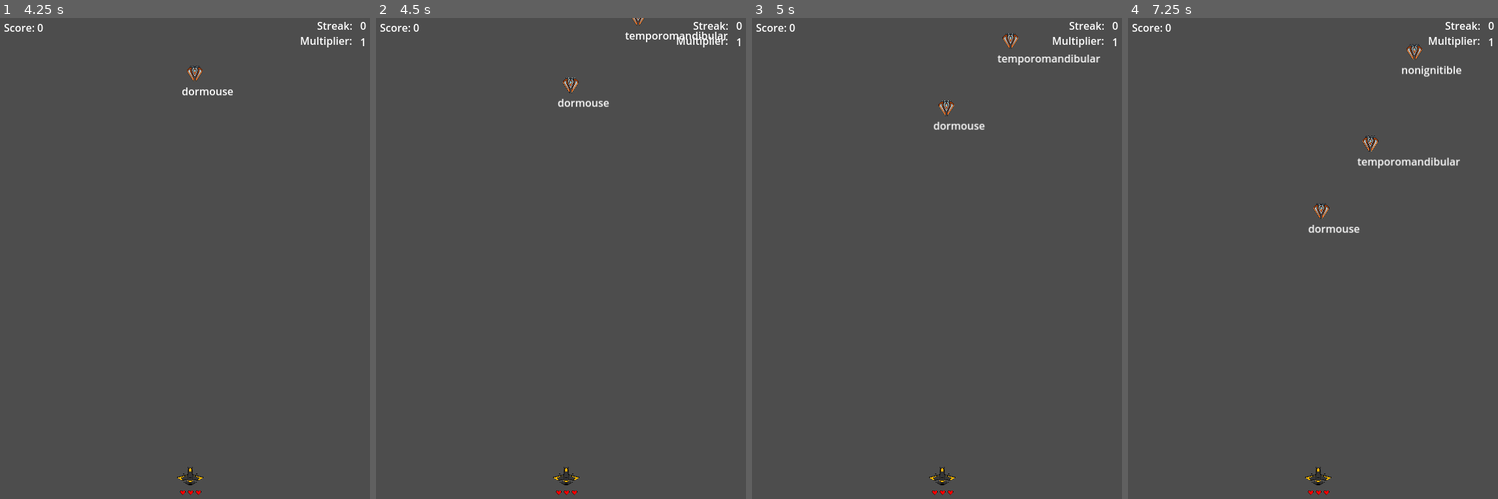
Above: before the commit, frames 1-4 (left to right).
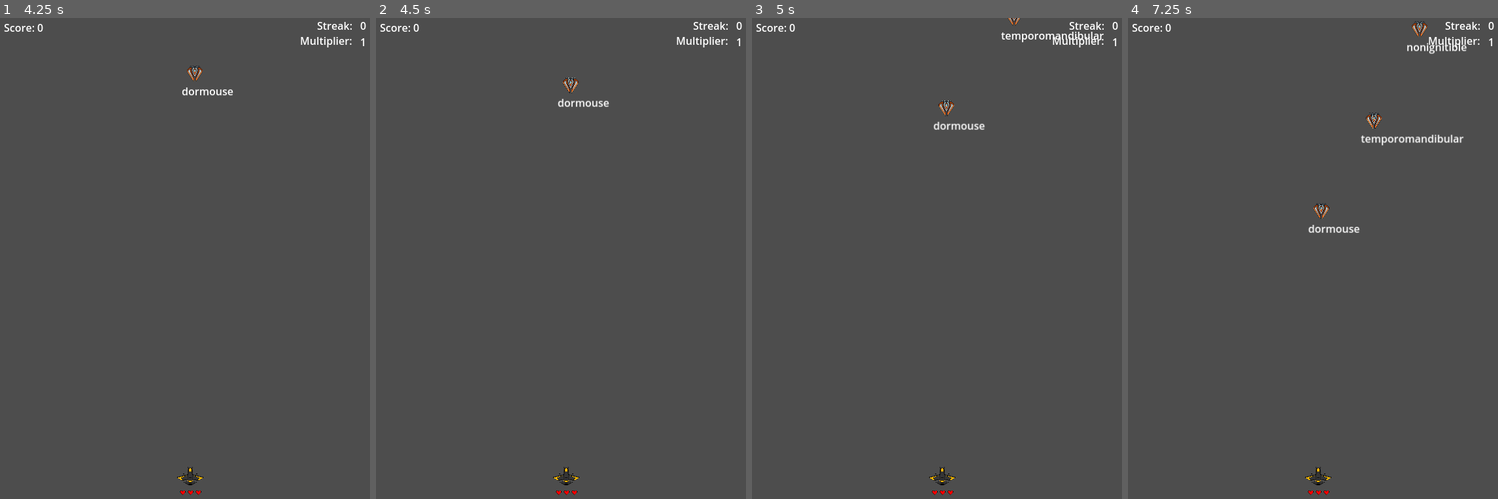
Above: after the commit, the same moments.

Repository: emilabraham/SimpleType
Game: Godot game, scene res://main.tscn
The game is run twice, just before and just after one commit, with the same random seed, the same clock (stepped at 60 frames per second) and the same inputs. The engine's default icon, where the game draws it, is replaced by a stand-in: a white triangle on a blue panel in a dark square.
Inputs:
- Up to frame 1 (4.25 s): tap Enter at 0.5, 2 s; tap Space at 1.25, 2.75 s
- Up to frame 2 (4.5 s): tap Enter at 4.25 s
- Up to frame 3 (5 s): no input
- Up to frame 4 (7.25 s): no input

Frame 1 is identical in both runs. In frame 2, 0.2% of the frame differs, in the area x 67-96%, y 0-6%; in frame 3, 0.6%; in frame 4, 1.1%, in the area x 62-92%, y 0-32%.

Commit message:
add types to class variables

Diff:
--- a/Bullet.gd
+++ b/Bullet.gd
@@ -1,8 +1,8 @@
 extends CharacterBody2D
 
-var speed = 2.5
-var target_enemy = null
-var starting_position = Vector2(300, 700)
+var speed: float = 2.5
+var target_enemy: CharacterBody2D = null
+var starting_position: Vector2 = Vector2(300, 700)
 
 # Called when the node enters the scene tree for the first time.
 func _ready():
@@ -17,9 +17,9 @@
 	if (target_enemy):
 		var bullet_vector = (target_enemy.position - starting_position) * speed
 		var collision = move_and_collide(bullet_vector * delta)
-		remove_enemy(collision, target_enemy)
+		remove_enemy(collision)
 
-func remove_enemy(collision, target_enemy):
+func remove_enemy(collision):
 	if collision != null:
 		if collision.get_collider() == target_enemy:
 			target_enemy.remove_word()
--- a/Enemy1.gd
+++ b/Enemy1.gd
@@ -2,12 +2,12 @@
 
 signal damage_ship
 
-var sprite
-var text
-var speed = 0.1
-var ship
-var starting_position
-var goal_position
+var sprite: Sprite2D
+var text: Label
+var speed: float = 0.1
+var ship: CharacterBody2D
+var starting_position: Vector2
+var goal_position: Vector2
 
 # Called when the node enters the scene tree for the first time.
 func _ready():
--- a/HighScoreLabel.gd
+++ b/HighScoreLabel.gd
@@ -1,6 +1,6 @@
 extends Label
 
-var score = 0
+var score: int = 0
 
 # Called when the node enters the scene tree for the first time.
 func _ready():
--- a/MapState.gd
+++ b/MapState.gd
@@ -3,14 +3,14 @@
 signal emit_spawn
 signal new_level
 
-var game_data = {}
-var level_index = 0
-var map_index = -1
-var map
-var waiting_for_screen_clear = false
-var time_start = 0
-var time_now = 0
-var time_index = 0
+var game_data: Dictionary = {}
+var level_index: int = 0
+var map_index: int = -1
+var map: Array
+var waiting_for_screen_clear: bool = false
+var time_start: int = 0
+var time_now: int = 0
+var time_index: int = 0
 
 # Called when the node enters the scene tree for the first time.
 func _ready():
--- a/hud.gd
+++ b/hud.gd
@@ -1,6 +1,6 @@
 extends CanvasLayer
 
-var highest_score = 0
+var highest_score: int = 0
 
 signal emit_highest_score
 
--- a/level_number_label.gd
+++ b/level_number_label.gd
@@ -1,6 +1,6 @@
 extends Label
 
-var level = 0
+var level: int = 0
 
 # Called when the node enters the scene tree for the first time.
 func _ready() -> void:
--- a/main.gd
+++ b/main.gd
@@ -1,11 +1,8 @@
 extends Node
 
-var enemy1 = preload("res://Enemy1.tscn")
-var bullet = preload("res://Bullet.tscn")
-var time_start = 0
-var time_now = 0
-var time_index = 0
-var waiting_for_screen_clear = false
+var enemy1: PackedScene = preload("res://Enemy1.tscn")
+var bullet: PackedScene = preload("res://Bullet.tscn")
+var waiting_for_screen_clear: bool = false
 
 const ENEMY_1 = '1'
 const END_LEVEL = 'E'
--- a/multiplier.gd
+++ b/multiplier.gd
@@ -1,7 +1,7 @@
 extends Label
 
-var multiplier_index
-var multiplier_values = [1, 2, 4, 8, 16, 32]
+var multiplier_index: int
+var multiplier_values: Array = [1, 2, 4, 8, 16, 32]
 
 # Called when the node enters the scene tree for the first time.
 func _ready():
--- a/score.gd
+++ b/score.gd
@@ -1,6 +1,6 @@
 extends Label
 
-var score
+var score: int
 
 # Called when the node enters the scene tree for the first time.
 func _ready():
--- a/streak.gd
+++ b/streak.gd
@@ -2,8 +2,8 @@
 
 signal multiplier_threshold_crossed
 
-var streak
-var streak_thresholds = [8, 16, 32, 64, 128]
+var streak: int
+var streak_thresholds: Array = [8, 16, 32, 64, 128]
 
 # Called when the node enters the scene tree for the first time.
 func _ready():
